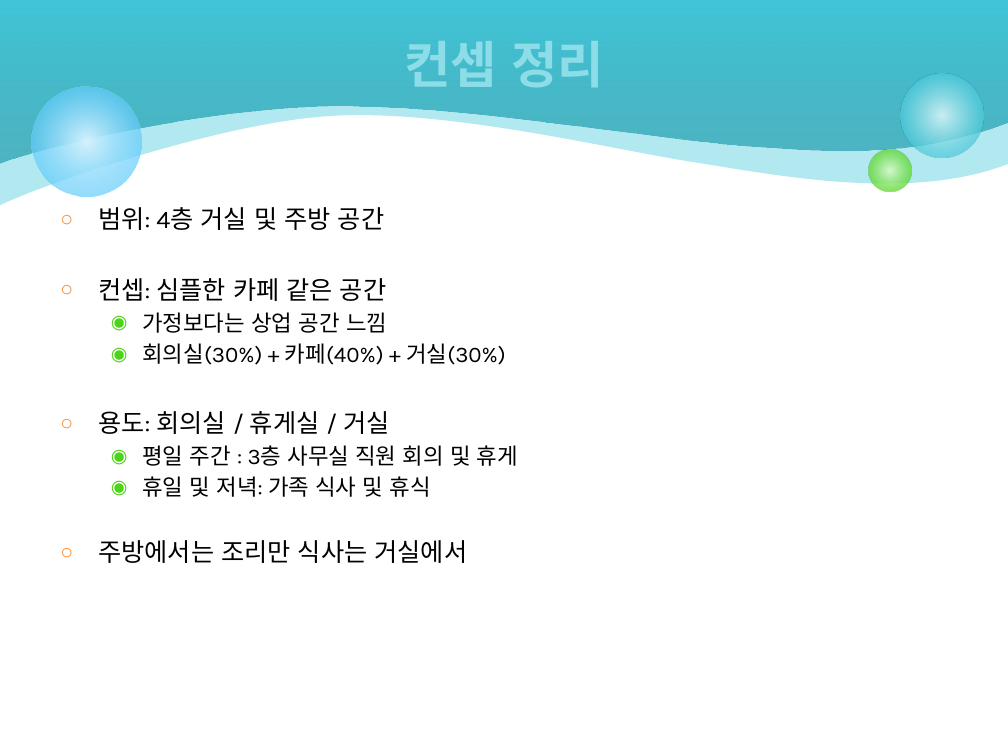
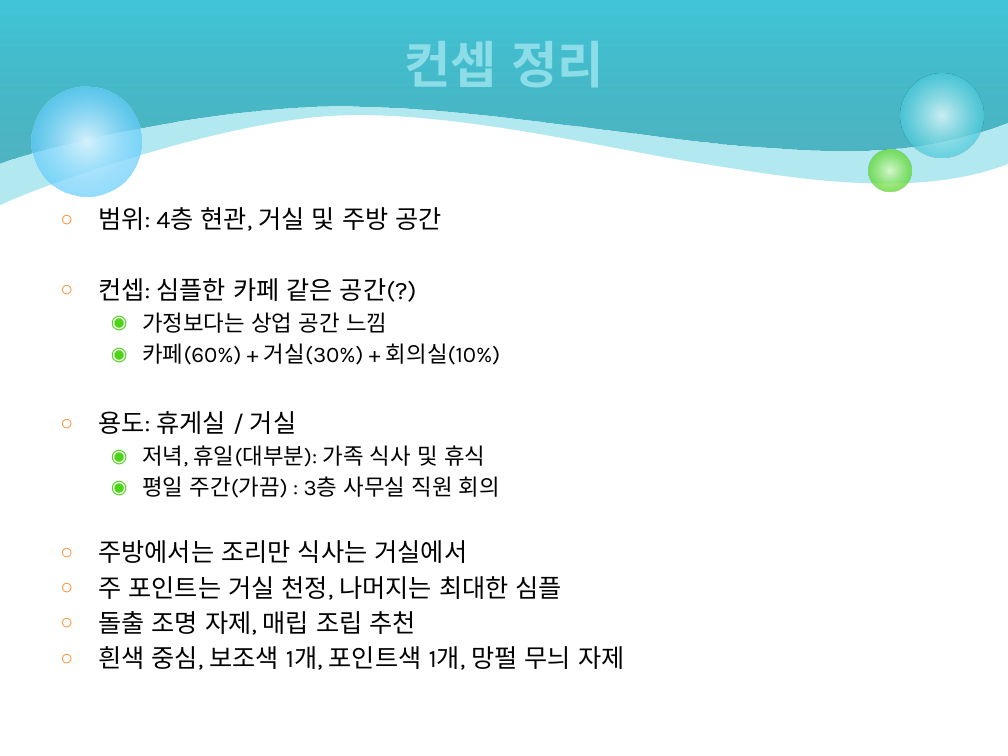
Before and after one commit to ketri-scs/4f_design, a slide deck: slide 5 of 100_컨셉 디자인/K220123_인테리어 컨셉 디자인 요청 사항 v0.8.pptx (slide 4 before the commit). Drawn at 1008x756 pixels with LibreOffice and Linux fonts; fonts in the diff are those of the drawing. Boxes give left, top, right and bottom in pixels: in the first picture for what was removed or moved away, otherwise in the second. Text is boxed around its words. In the diff, an @@ line names an element or a change of style, - is before the commit and + after.

```diff
--- a/100_컨셉 디자인/K220123_인테리어 컨셉 디자인 요청 사항 v0.8.pptx
+++ b/100_컨셉 디자인/K220123_인테리어 컨셉 디자인 요청 사항 v0.8.pptx
@@ text at bbox=[98, 207, 441, 302]: text changed @@
-○ 범위: 4층 거실 및 주방 공간
-○ 컨셉: 심플한 카페 같은 공간
+○ 범위: 4층 현관, 거실 및 주방 공간
+○ 컨셉: 심플한 카페 같은 공간(?)
@@ text at bbox=[98, 343, 500, 498]: text changed @@
-  ◉ 회의실(30%) + 카페(40%) + 거실(30%)
-○ 용도: 회의실 / 휴게실 / 거실
-  ◉ 평일 주간 : 3층 사무실 직원 회의 및 휴게
-  ◉ 휴일 및 저녁: 가족 식사 및 휴식
+  ◉ 카페(60%) + 거실(30%) + 회의실(10%)
+○ 용도: 휴게실 / 거실
+  ◉ 저녁, 휴일(대부분): 가족 식사 및 휴식
+  ◉ 평일 주간(가끔) : 3층 사무실 직원 회의
@@ text at bbox=[98, 576, 624, 670]: paragraphs added @@
+○ 주 포인트는 거실 천정, 나머지는 최대한 심플
+○ 돌출 조명 자제, 매립 조립 추천
+○ 흰색 중심, 보조색 1개, 포인트색 1개, 망펄 무늬 자제
```
Also in this commit, not shown: 4 other slides changed, 2 slides added, 2 slides removed, 2 other files.
